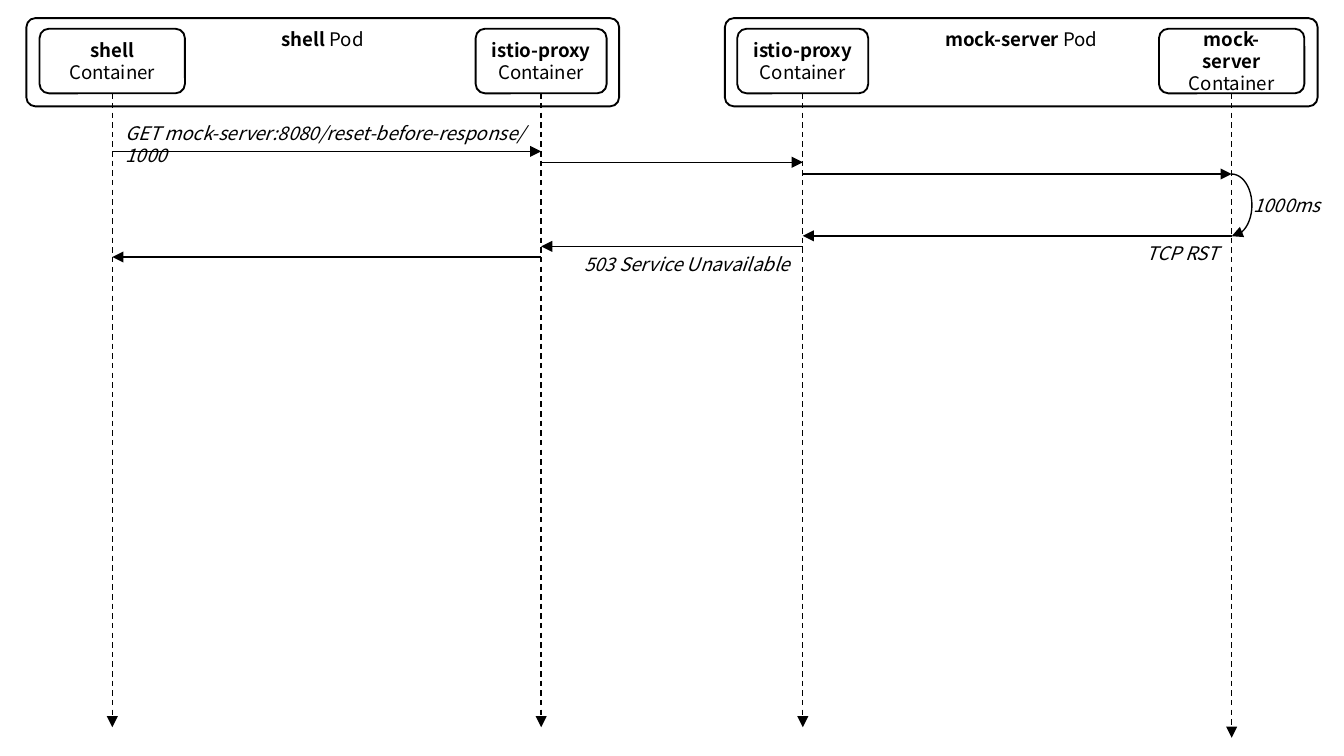
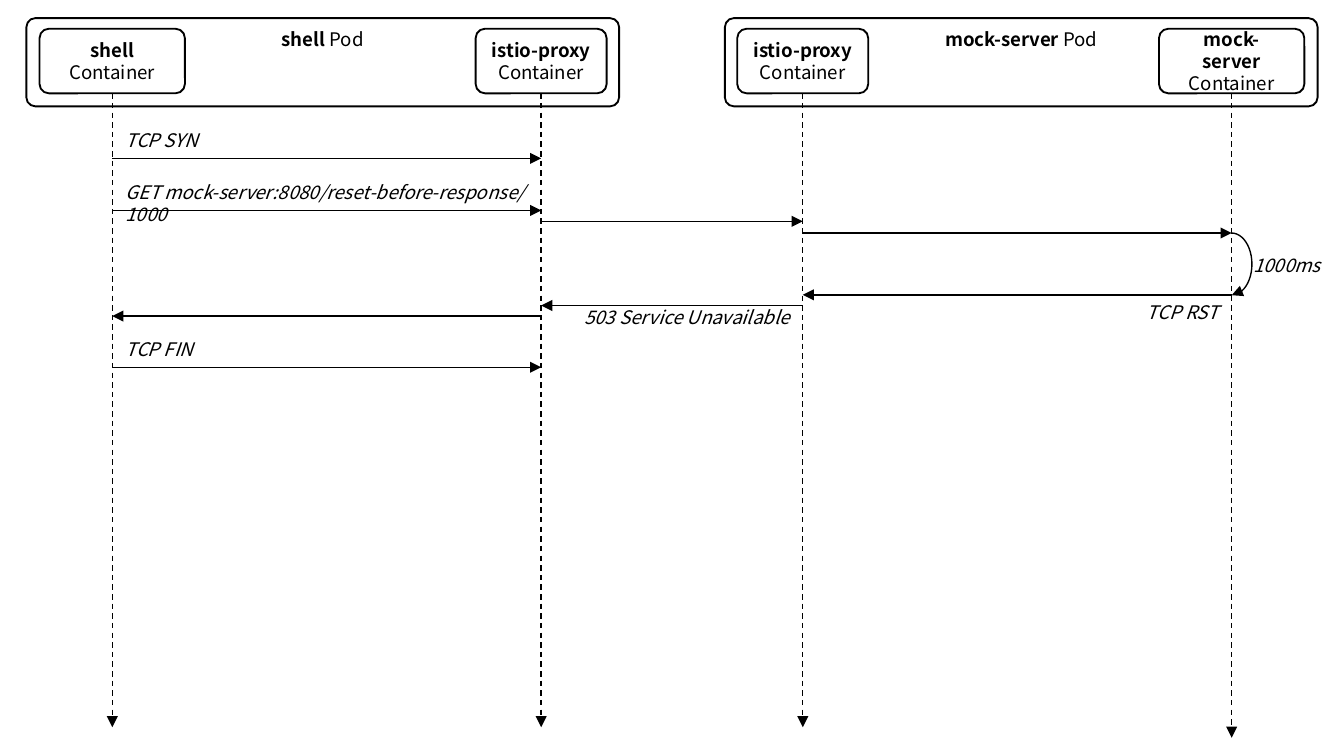
Before and after one commit to ssup2/blog-software, a slide deck: slide 6 of content/docs/theory-analysis/istio-sidecar-proxy-access-log/images/images.pptx (slide 5 before the commit). Drawn at 1344x756 pixels with LibreOffice and Linux fonts; fonts in the diff are those of the drawing. Boxes give left, top, right and bottom in pixels: in the first picture for what was removed or moved away, otherwise in the second. Text is boxed around its words. In the diff, an @@ line names an element or a change of style, - is before the commit and + after.

```diff
--- a/content/docs/theory-analysis/istio-sidecar-proxy-access-log/images/images.pptx
+++ b/content/docs/theory-analysis/istio-sidecar-proxy-access-log/images/images.pptx
@@ text added at [125, 133, 198, 148], 10 pt, text #000000, italic @@
+TCP SYN
@@ arrow added from (113, 159) to (542, 159), #000000 0.75 pt @@
@@ 6 arrows, 3 texts, 1 arc (boxed as its full ellipse): place and size @@
-6 arrows, 3 texts, 1 arc (boxed as its full ellipse) at [113, 125, 1320, 261]
+6 arrows, 3 texts, 1 arc (boxed as its full ellipse) at [113, 184, 1320, 320]
@@ text "503 Service Unavailable" rewrapped from [584, 256, 790, 272] to [584, 305, 790, 325] @@
@@ text added at [125, 342, 193, 357], 10 pt, text #000000, italic @@
+TCP FIN
@@ arrow added from (113, 367) to (542, 367), #000000 0.75 pt @@
```
Also in this commit, not shown: 4 other slides changed, 2 slides added, 6 other files.
